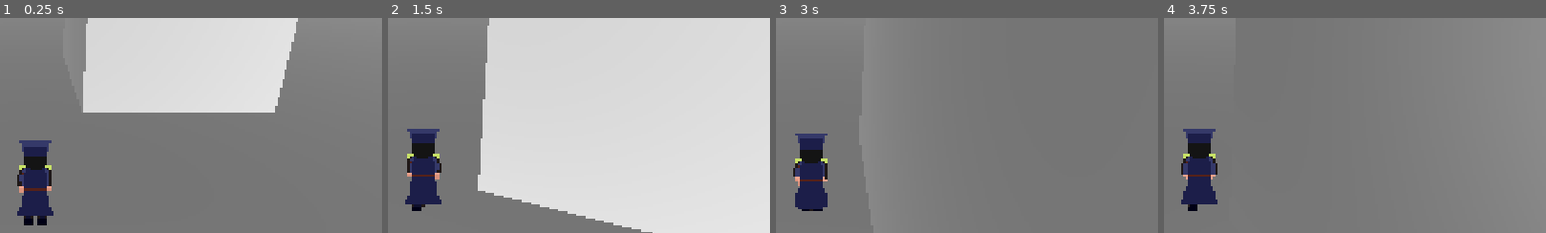
Above: before the commit, frames 1-4 (left to right).
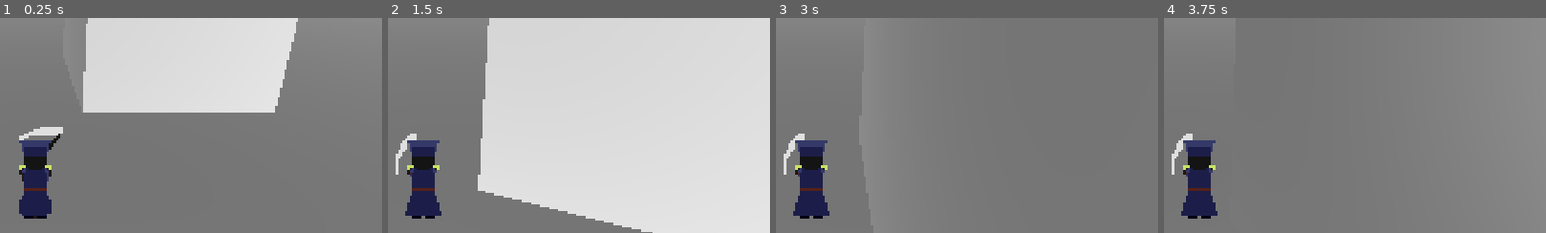
Above: after the commit, the same moments.

Repository: zenrythebard/dinamik_21_gamejam
Game: Godot game, scene res://test_louis.tscn
The game is run twice, just before and just after one commit, with the same random seed, the same clock (stepped at 60 frames per second) and the same inputs.
Inputs (mouse positions are % of the whole screen's width and height, from its top left):
- Up to frame 1 (0.25 s): no input
- Up to frame 2 (1.5 s): tap Enter (ui_accept) at 0.5, 0.77 s; move the mouse to (55, 50) at 0.52 s; hold W (walk_forward) from 0.53 s (still down); click (55, 50) at 0.6 s; move the mouse to (45, 50) at 1.27 s; click (45, 50) at 1.35 s
- Up to frame 3 (3 s): keep holding W (walk_forward); tap Enter (ui_accept) at 1.52 s; move the mouse to (52, 48) at 2.02 s; click (52, 48) at 2.1 s; move the mouse to (49, 52) at 2.77 s; click (49, 52) at 2.85 s
- Up to frame 4 (3.75 s): keep holding W (walk_forward); tap Enter (ui_accept) at 3.02 s; move the mouse to (57, 51) at 3.52 s; click (57, 51) at 3.6 s
The pictures show only the part of the screen within x 45-95%, y 43-93%; the shares and areas given below are measured in that part.

The runs differ from the first frame. In frame 1, 0.9% of the frame differs, in the area x 4-17%, y 50-97%; in frame 2, 2.6%; in frame 3, 2.0%; in frame 4, 2.6%, in the area x 2-14%, y 51-94%.

Commit message:
animation finish start

Diff:
--- a/test_assets/player.tscn
+++ b/test_assets/player.tscn
@@ -377,7 +377,7 @@
 blend_point_4/name = &"walk_forward"
 
 [sub_resource type="AnimationNodeBlendTree" id="AnimationNodeBlendTree_3388h"]
-graph_offset = Vector2(90.286865, 75.58153)
+graph_offset = Vector2(-124.642136, 92.2135)
 nodes/output/position = Vector2(1104, 96)
 nodes/walk/node = SubResource("AnimationNodeBlendSpace2D_dahie")
 nodes/walk/position = Vector2(528, 80)
@@ -387,8 +387,6 @@
 nodes/attack/position = Vector2(544, 304)
 node_connections = [&"output", 0, &"oneshot_attack", &"oneshot_attack", 0, &"walk", &"oneshot_attack", 1, &"attack"]
 
-[sub_resource type="AnimationNodeStateMachine" id="AnimationNodeStateMachine_j8iw7"]
-
 [sub_resource type="Animation" id="Animation_l0q54"]
 length = 0.001
 tracks/0/type = "value"
@@ -430,7 +428,7 @@
 
 [sub_resource type="Animation" id="Animation_x8nt6"]
 resource_name = "attack_backward"
-length = 0.05
+length = 0.4
 tracks/0/type = "value"
 tracks/0/imported = false
 tracks/0/enabled = true
@@ -450,7 +448,7 @@
 tracks/1/interp = 1
 tracks/1/loop_wrap = true
 tracks/1/keys = {
-"times": PackedFloat32Array(0, 0.033),
+"times": PackedFloat32Array(0, 0.3),
 "transitions": PackedFloat32Array(1, 1),
 "update": 0,
 "values": [0, 3]
@@ -470,7 +468,7 @@
 
 [sub_resource type="Animation" id="Animation_3388h"]
 resource_name = "attack_forward"
-length = 0.05
+length = 0.4
 tracks/0/type = "value"
 tracks/0/imported = false
 tracks/0/enabled = true
@@ -490,7 +488,7 @@
 tracks/1/interp = 1
 tracks/1/loop_wrap = true
 tracks/1/keys = {
-"times": PackedFloat32Array(0, 0.03333333),
+"times": PackedFloat32Array(0, 0.3),
 "transitions": PackedFloat32Array(1, 1),
 "update": 0,
 "values": [0, 3]
@@ -510,7 +508,7 @@
 
 [sub_resource type="Animation" id="Animation_bs657"]
 resource_name = "attack_side"
-length = 0.05
+length = 0.4
 tracks/0/type = "value"
 tracks/0/imported = false
 tracks/0/enabled = true
@@ -530,7 +528,7 @@
 tracks/1/interp = 1
 tracks/1/loop_wrap = true
 tracks/1/keys = {
-"times": PackedFloat32Array(0, 0.033333335),
+"times": PackedFloat32Array(0, 0.16666667),
 "transitions": PackedFloat32Array(1, 1),
 "update": 0,
 "values": [0, 3]
@@ -550,7 +548,7 @@
 
 [sub_resource type="Animation" id="Animation_o1qfp"]
 resource_name = "attack_right"
-length = 0.05
+length = 0.4
 tracks/0/type = "value"
 tracks/0/imported = false
 tracks/0/enabled = true
@@ -570,7 +568,7 @@
 tracks/1/interp = 1
 tracks/1/loop_wrap = true
 tracks/1/keys = {
-"times": PackedFloat32Array(0, 0.033333335),
+"times": PackedFloat32Array(0, 0.16666667),
 "transitions": PackedFloat32Array(1, 1),
 "update": 0,
 "values": [0, 3]
@@ -803,7 +801,7 @@
 sprite_frames = SubResource("SpriteFrames_uj04i")
 animation = &"walk_forward"
 
-[node name="MovementTree" type="AnimationTree" parent="." unique_id=1217875405]
+[node name="AnimationTree" type="AnimationTree" parent="." unique_id=1217875405]
 active = false
 tree_root = SubResource("AnimationNodeBlendTree_3388h")
 anim_player = NodePath("../AnimationPlayer")
@@ -813,9 +811,6 @@
 parameters/oneshot_attack/request = 1
 parameters/attack/blend_position = Vector2(0, 0)
 
-[node name="AttackTree" type="AnimationTree" parent="." unique_id=1587881465]
-tree_root = SubResource("AnimationNodeStateMachine_j8iw7")
-
 [node name="AnimationPlayer" type="AnimationPlayer" parent="." unique_id=483325376]
 libraries/ = SubResource("AnimationLibrary_or781")
 
--- a/test_assets/test_character_body_3d.gd
+++ b/test_assets/test_character_body_3d.gd
@@ -1,14 +1,14 @@
 extends CharacterBody3D
 class_name Player
 
-@onready var movement_tree: AnimationTree = $MovementTree
+@onready var animation_tree: AnimationTree = $AnimationTree
 @export var SPEED = 5.0
 const JUMP_VELOCITY = 4.5
 @onready var rotation_point: Node3D = $RotationPoint
 var mouse_delta : Vector2
 
 func _ready() -> void:
-	movement_tree.active = true
+	animation_tree.active = true
 	Input.mouse_mode = 2
 
 func _physics_process(delta: float) -> void:
@@ -47,11 +47,13 @@
 	move_and_slide()
 	print (direction)
 
-	movement_tree["parameters/walk/blend_position"] = anim_dir
+	animation_tree["parameters/walk/blend_position"] = anim_dir
 
 	if Input.is_action_just_pressed("attack") :
-		movement_tree["parameters/attack/blend_position"] = anim_dir
-		movement_tree["parameters/oneshot_attack/request"] = AnimationNodeOneShot.ONE_SHOT_REQUEST_FIRE
+		if not animation_tree.get("parameters/oneshot_attack/active") :
+			animation_tree["parameters/attack/blend_position"] = anim_dir
+			animation_tree["parameters/oneshot_attack/request"] = AnimationNodeOneShot.ONE_SHOT_REQUEST_FIRE
+
 
 func _input(event: InputEvent) -> void:
 	if event is InputEventMouseMotion:
